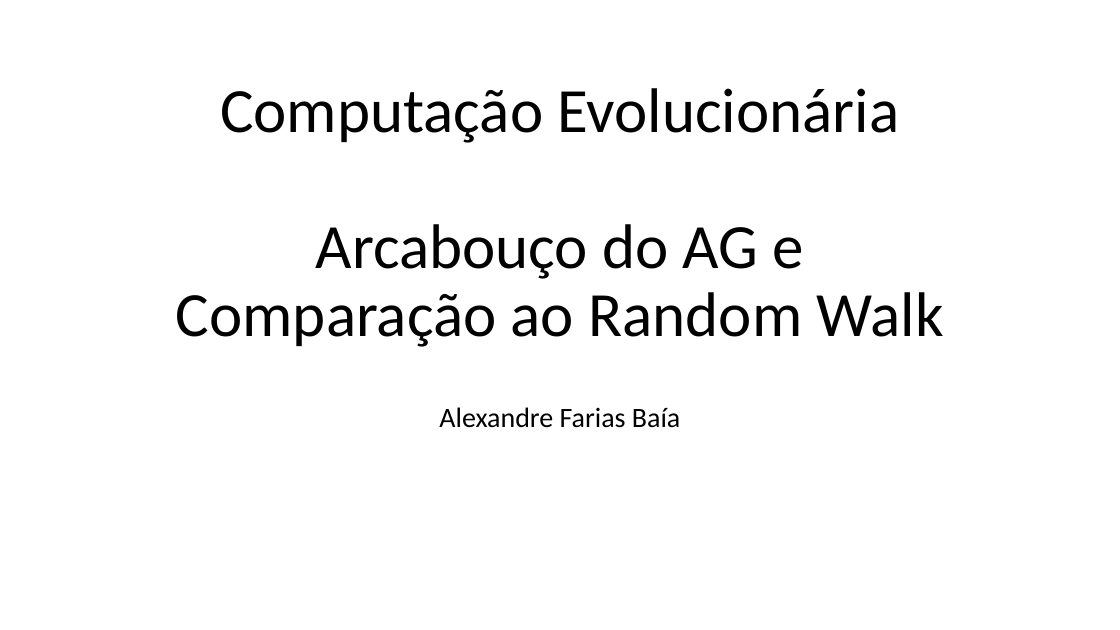
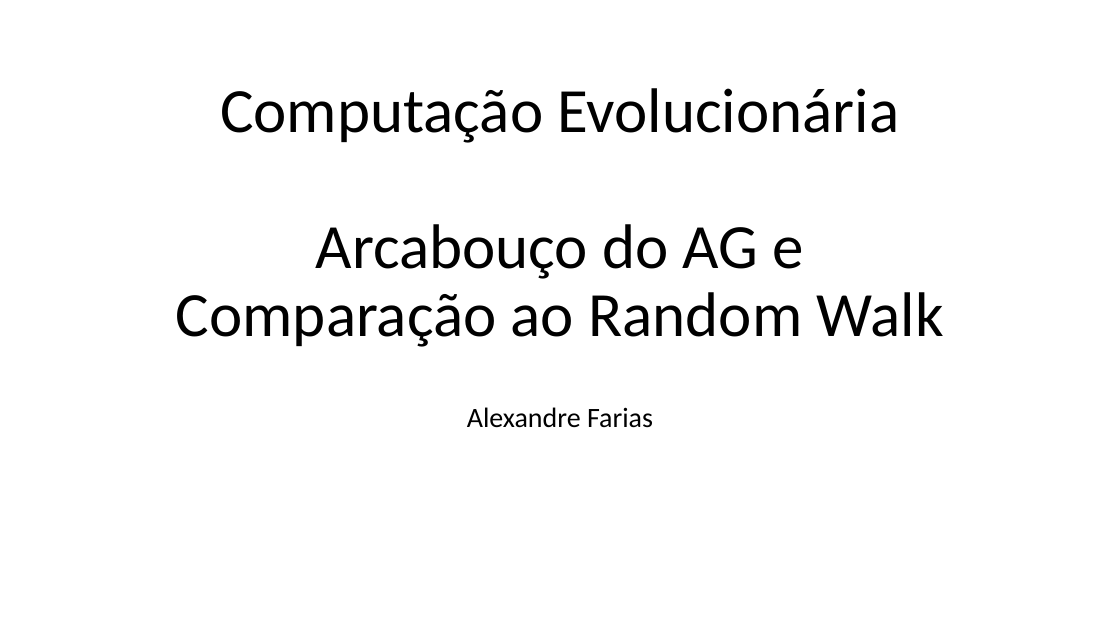
Before and after one commit to alfarias/framework-ga, a slide deck: slide 1 of Apresentação - Arcabouço do AG.pptx. Drawn at 1120x630 pixels with LibreOffice and Linux fonts; fonts in the diff are those of the drawing. Boxes give left, top, right and bottom in pixels: in the first picture for what was removed or moved away, otherwise in the second. Text is boxed around its words. In the diff, an @@ line names an element or a change of style, - is before the commit and + after.

```diff
--- a/Apresentação - Arcabouço do AG.pptx
+++ b/Apresentação - Arcabouço do AG.pptx
@@ subtitle at (467,407,653,428): text changed @@
-Alexandre Farias Baía
+Alexandre Farias
```
